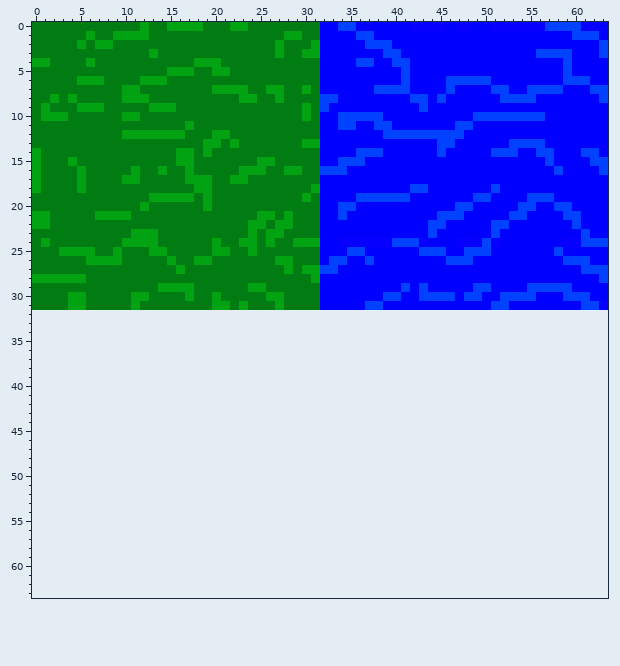
Pixel-art sprite -- MapController/bin/Debug/Teils.png. That is the earlier state.
The file is 64x32 pixels. Colours within 5 levels of each other are drawn and written as one. The old version is drawn lined up with the new one, on the new canvas.
Now the later version:
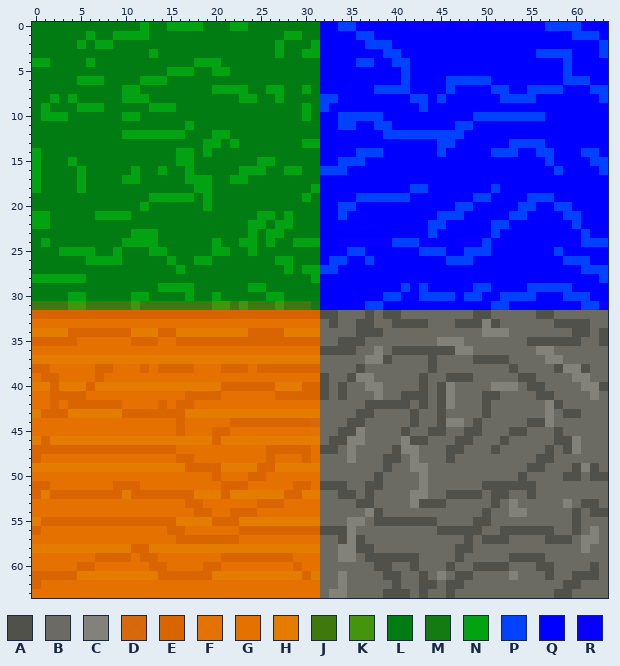
Palette (. is transparent): A #51514c  B #6b6b64  C #82827a  D #d96500ef  E #d96500  F #e47100f7  G #e47100  H #e47c00  J #3f780d  K #44940d  L #017c13  M #137b11  N #01a313  P #0042ff  Q #0000ff  R #0800ff
The exact change:
canvas 64x32 -> 64x64
y 31: x 0..31 LLLLNNLLLLLNLLLLLLLLNNLNLLLNLLLL -> JJJJKKJJJJJKJJJJJJJJKKJKJJJKJJJM
y 32: x 0..63 ................................................................ -> EEEEEEEEEEEEEEEEEEEEEEEEEEEEEEEEAABBBABAABBBBBBBBAABBBBBAABBBBBB
y 33: x 0..63 ................................................................ -> GGGGGGGGGGGGGGGGGGGGGGGGGGGGGGGGBABBAABBAAAABBBAAACABBBBBBAAAABB
y 34: x 0..63 ................................................................ -> HHHHEEEEEEEHHHEEHHHHHHHHEEEEHHHHBBBBAAABBBBBBBBBBBCCCBBBBBBBAABA
y 35: x 0..63 ................................................................ -> EEEEEGGGGGGEEEGGEEEEEEEEEEEEEEEEBBAAABBBBBBBBCCCBBBBBBBAAAAAABBA
y 36: x 0..63 ................................................................ -> GGGGGGGGGGGGGGGGGGGGGGGGGGGGGGGGAAAABBCBAAAAAAACCBBBBBBBCCBBBBBB
y 37: x 0..63 ................................................................ -> HHHHHHHHHHHHHHHHHHHHHHHHHHHHHHHHBBBBBCCABBBBABBBBAAAABBBBCCBBBBB
y 38: x 0..63 ................................................................ -> EEGGGGGEEGGGEGEEEEGGGEEEGEEEEEEEBBBBABBBBBBBABBBBBBBBABBBBACCABB
y 39: x 0..63 ................................................................ -> GEEGGGGEGGGGGGGGGGGGGGGGGGGGGGGGABBACCBBBBBABBAAABBBBBAABBBBCCBB
y 40: x 0..63 ................................................................ -> HHEHHHEHHHHHHHHHHHHHHEEEEEEHHHEEABABBCCBBBBABACBBBBCCCBAABBBBCCA
y 41: x 0..63 ................................................................ -> GGEEEEGGGGGGGGGGGEEEEGGGGGGEEEEEABABBBCBBAAABACBBBAABBBBAABBBBCB
y 42: x 0..63 ................................................................ -> GGEGEEEEEEGGGGEGEEGGGGGGGGGGGGGGBBBBBAAAAABABACBBBABBBBBBCABBBBB
y 43: x 0..63 ................................................................ -> HEEEHHHHHHEEEEEEEHHHHHHHHHHHHHHHBBBBAABBBBABBABBBBABBBBBBCBAABBB
y 44: x 0..63 ................................................................ -> GGGGGGGGGGGGGGGGEGGGGGEEEEEEEEEDBBBAABBBBBABBACCBABBBBBAACBBBBBB
y 45: x 0..63 ................................................................ -> GGGGGGGGGGGGGGGGEGGGEEGGGGGGGGGFBBAACBBBBABBAABBAABBBAABBBABBBBB
y 46: x 0..63 ................................................................ -> HEHHHHHHHHHHHHHHHHHHEHHHHHHHHHHHBAACCBBBBCAABBBAABBBABBBBBAACBBB
y 47: x 0..63 ................................................................ -> EEEEEEEEEEEEEEEEGGGGGGGGGGEEEEEGAABCBBBBACCBBBAABBBABBBBBABACBBB
y 48: x 0..63 ................................................................ -> EGGGGGGGGGGGGGGGEEGGGGGGGGEGGGEGBBBCBBBAABCBBBABBBBBBBBBAABBBBBB
y 49: x 0..63 ................................................................ -> HHHHHHHHHHHHHHHHHEEEEHHHHEEHHHHHBBBBBBBABBCCBBBBBBBBBBBAABBBACAB
y 50: x 0..63 ................................................................ -> GGGGGGGGGGGGGGGGGGGGEGGGEEGGGGGGBBBBBBABBBBCBBBBBBBBBBABBBBAABAA
y 51: x 0..63 ................................................................ -> EEGGGGGGGEEEGGGGGGGGGEEEGGGGGEEGAAABBAABBBBCBBBBBBAAAAAABBBBBBBB
y 52: x 0..63 ................................................................ -> EHEEEEEEEEHEEEEEEEHHHEHHHHHHEEHHBBAABABBBBCCBBAAAABAABBABBBBBBBB
y 53: x 0..63 ................................................................ -> GGGGGGGGGGGGGGGGGEEGGGGGGEEEGGGGBBBBAABBBBCAAABBBBBABCBBBBBCBAAB
y 54: x 0..63 ................................................................ -> GGGGGGGGGGGGGGGGGGEEGGEEEGGGGGGGBBBBBCABBBBBBBBBBBABBCCBBBBBABAA
y 55: x 0..63 ................................................................ -> HEEEEEEEEEEEEEEEHHHHEEEHHHHHHHHHBBBCCBAAAAAAABBBBAABBBBBBBBBABBB
y 56: x 0..63 ................................................................ -> EGGGGGGGGGGGGGGEEGGGGGGEEEEEEEEEAAACBBBBBBBBBAAAAABBAAAAAABBABCB
y 57: x 0..63 ................................................................ -> GGGGGGGGGGGGGGGGEEEEEEEGGGGGGGGGBBACABBBBBBBBBBBABAAABBBBAAABCCB
y 58: x 0..63 ................................................................ -> HHHHHHHHHHHEEHHHHHHHHHHHHHHHHHHHBBCCAABBBBBBBBBAABBBBBBBBBBBBCBB
y 59: x 0..63 ................................................................ -> GGGGGGGEEEEGEEGGGGGGGEEEEEEEEGGGBBCCBAAAAAABBBBABBBBBAAAABBBBBBB
y 60: x 0..63 ................................................................ -> GGGGGEEGGGGGGEEGGGGEEGGGGGGGGEGGBBBBBBAABBABBBABBAAAABBBAABBBBAB
y 61: x 0..63 ................................................................ -> EEEEEHHHHHHHHHEEEEEEHHHHHHHHHHEHBBCBBBBAABBABCBAABBBBCBBBABBAAAB
y 62: x 0..63 ................................................................ -> EGGGGGGGGGGGGGGGGGGGGGGGGGGGGGGGBBCBBBBBABBAABAABBBBBBBBBBBAABBB
y 63: x 0..63 ................................................................ -> GGGGGGGGGGGGGGGGGGGGGGGGGGGGGGGGBCCBBBBAAABABBABBBBBBBBBBBAABBBB
Pixel boxes of the changes (left, top, right, bottom) in both pictures:
changed: (32, 301, 608, 598)
